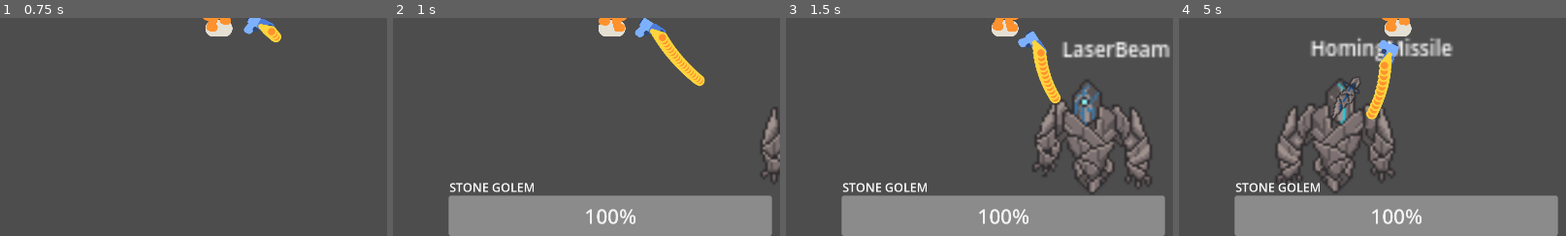
Above: before the commit, frames 1-4 (left to right).
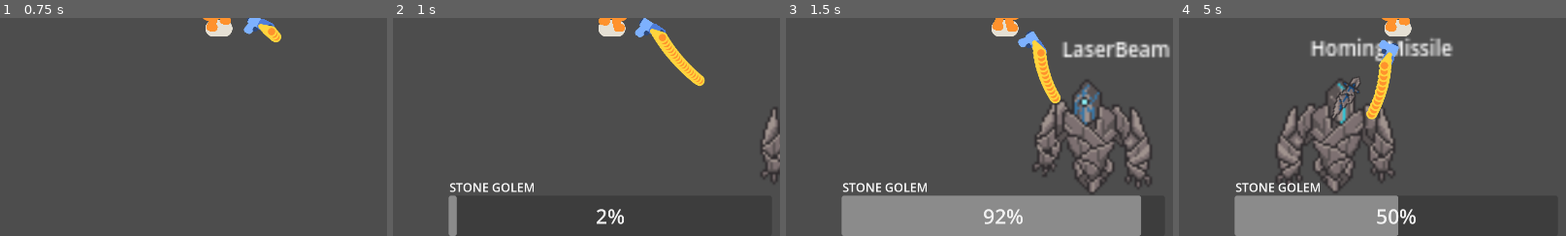
Above: after the commit, the same moments.

Repository: Tonykuang1028/FinalProject
Game: Godot game, scene res://bossroom.tscn
The game is run twice, just before and just after one commit, with the same random seed, the same clock (stepped at 60 frames per second) and the same inputs. This scene is started directly instead of the project's main scene.
Inputs (mouse positions are % of the whole screen's width and height, from its top left):
- Up to frame 1 (0.75 s): tap Enter (ui_accept) at 0.5 s; move the mouse to (72, 45) at 0.52 s; hold D (move_right) from 0.53 s (still down); click (72, 45) at 0.6 s
- Up to frame 2 (1 s): keep holding D (move_right); tap Enter (ui_accept) at 0.77 s
- Up to frame 3 (1.5 s): keep holding D (move_right); move the mouse to (30, 55) at 1.27 s; click (30, 55) at 1.35 s
- Up to frame 4 (5 s): tap Enter (ui_accept) at 1.52, 3.02, 3.77, 4.52 s; move the mouse to (60, 28) at 2.02 s; release D (move_right) at 2.03 s; hold A (move_left) 2.03-2.78 s; click (60, 28) at 2.1 s; move the mouse to (45, 70) at 2.77 s; hold D (move_right) 2.78-4.28 s; click (45, 70) at 2.85 s; move the mouse to (80, 65) at 3.52 s; click (80, 65) at 3.6 s; move the mouse to (20, 35) at 4.27 s; hold A (move_left) from 4.28 s (still down); click (20, 35) at 4.35 s
The pictures show only the part of the screen within x 22-72%, y 50-100%; the shares and areas given below are measured in that part.

Frame 1 is identical in both runs. In frame 2, 15% of the frame differs, in the area x 16-98%, y 81-100%; in frame 3, 1.7%; in frame 4, 8.0%.

Commit message:
added unessary stuff + changed health stat

Diff:
--- a/Bullet.gd
+++ b/Bullet.gd
@@ -1,6 +1,7 @@
 extends Area2D
 
 var travelled_distance = 0
+
 
 func _physics_process(delta):
 	const SPEED = 1000
@@ -19,3 +20,8 @@
 	queue_free()
 	if body.has_method("take_damage"):
 		body.take_damage()
+
+#
+#
+#func _on_visible_on_screen_notifier_2d_screen_exited():
+	#queue_free()
--- a/bullet.tscn
+++ b/bullet.tscn
@@ -20,4 +20,7 @@
 [node name="CollisionShape2D" type="CollisionShape2D" parent="."]
 shape = SubResource("CircleShape2D_iqrox")
 
+[node name="VisibleOnScreenNotifier2D" type="VisibleOnScreenNotifier2D" parent="."]
+
 [connection signal="body_entered" from="." to="." method="_on_body_entered"]
+[connection signal="screen_exited" from="VisibleOnScreenNotifier2D" to="." method="_on_visible_on_screen_notifier_2d_screen_exited"]
--- a/player.gd
+++ b/player.gd
@@ -1,4 +1,6 @@
 extends CharacterBody2D
+
+#@export var bullet_node: PackedScene
 
 signal health_depleted
 
@@ -23,3 +25,14 @@
 
 		if health <= 0.0:
 			health_depleted.emit()
+
+#func shoot():
+	#var bullet = bullet_node.instantiate()
+	#
+	#bullet.position = global_position
+	#bullet.direction = (get_global_mouse_position() - global_position).normalized()
+	#get_tree().current_scene.call_deferred("add_child", bullet)
+	#
+#func _input(event):
+	#if event.is_action("shoot"):
+		#shoot()
--- a/project.godot
+++ b/project.godot
@@ -115,6 +115,11 @@
 "events": [Object(InputEventKey,"resource_local_to_scene":false,"resource_name":"","device":-1,"window_id":0,"alt_pressed":false,"shift_pressed":false,"ctrl_pressed":false,"meta_pressed":false,"pressed":false,"keycode":0,"physical_keycode":83,"key_label":0,"unicode":115,"echo":false,"script":null)
 ]
 }
+shoot={
+"deadzone": 0.5,
+"events": [Object(InputEventMouseButton,"resource_local_to_scene":false,"resource_name":"","device":-1,"window_id":0,"alt_pressed":false,"shift_pressed":false,"ctrl_pressed":false,"meta_pressed":false,"button_mask":1,"position":Vector2(316, 30),"global_position":Vector2(1214, 517),"factor":1.0,"button_index":1,"canceled":false,"pressed":true,"double_click":false,"script":null)
+]
+}
 
 [layer_names]
 
--- a/stone_golem.tscn
+++ b/stone_golem.tscn
@@ -395,6 +395,7 @@
 grow_horizontal = 2
 grow_vertical = 0
 theme_override_font_sizes/font_size = 50
+max_value = 5000.0
 value = 100.0
 
 [node name="Label" type="Label" parent="UI/ProgressBar"]
